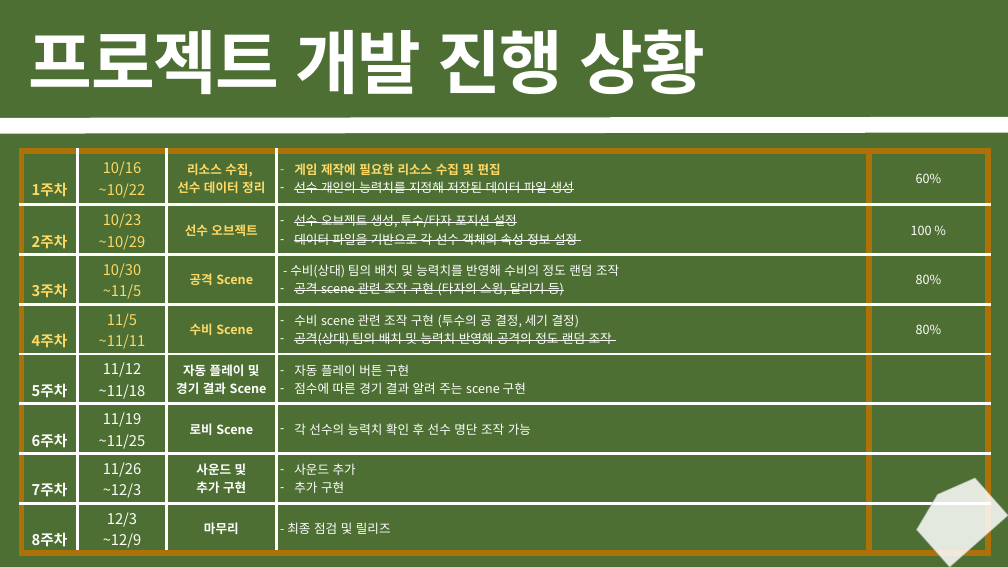
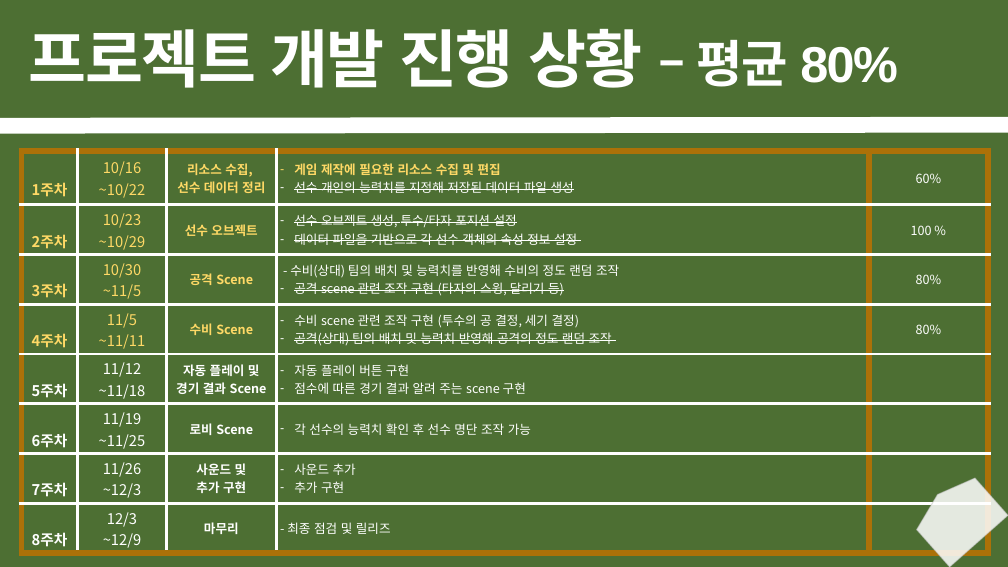
Before and after one commit to gahyun1129/2DGameProject, a slide deck: slide 2 of PPT/2DGP 2차 발표.pptx. Drawn at 1008x567 pixels with LibreOffice and Linux fonts; fonts in the diff are those of the drawing. Boxes give left, top, right and bottom in pixels: in the first picture for what was removed or moved away, otherwise in the second. Text is boxed around its words. In the diff, an @@ line names an element or a change of style, - is before the commit and + after.

```diff
--- a/PPT/2DGP 2차 발표.pptx
+++ b/PPT/2DGP 2차 발표.pptx
@@ text at bbox=[29, 29, 898, 88]: text changed; size 66 to 60 pt @@
-프로젝트 개발 진행 상황
+프로젝트 개발 진행 상황 – 평균 80%
```
Also in this commit, not shown: 1 other file.
